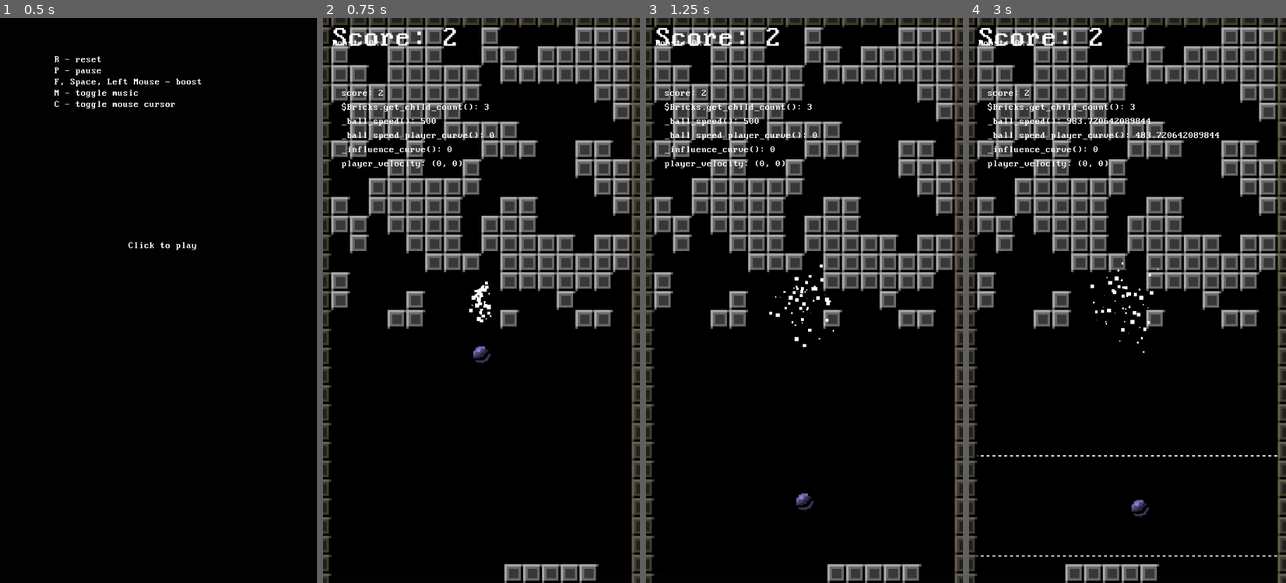
Above: before the commit, frames 1-4 (left to right).
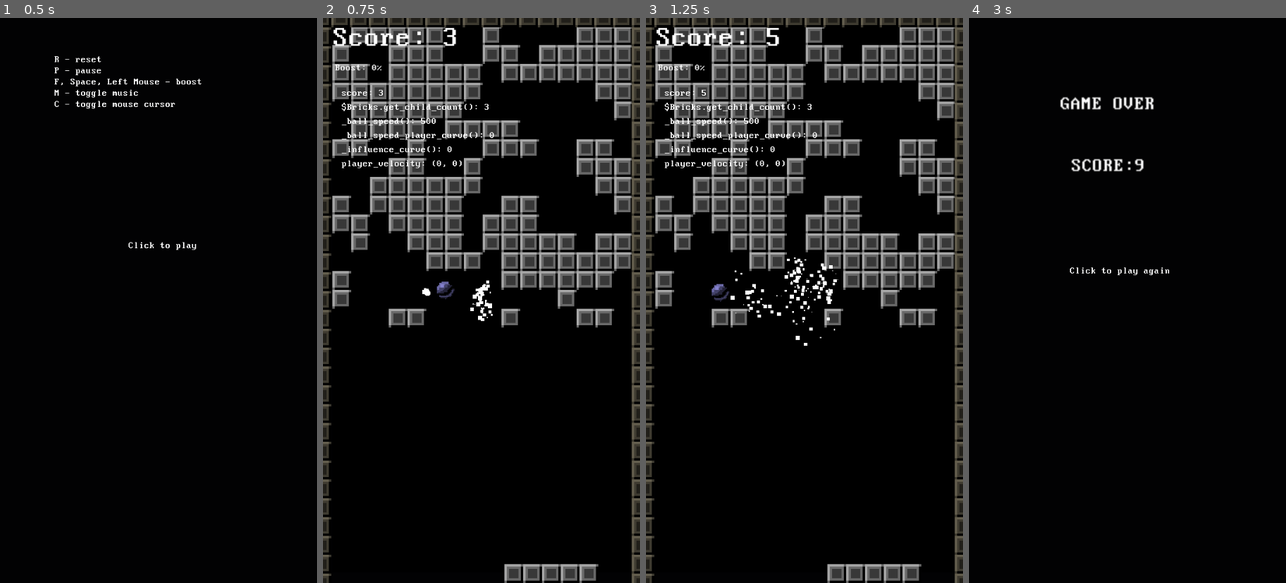
Above: after the commit, the same moments.

Repository: arunas-cesonis/pingpong2
Game: Godot game, scene res://main.tscn
Two runs of this game, one before a commit and one after it. Both use one fixed random seed, a clock stepped at 60 frames per second and the inputs below.
Inputs (mouse positions are in pixels of both pictures, inside the frame that each line leads up to):
- Up to frame 1 (0.5 s): no input
- Up to frame 2 (0.75 s): tap Enter (Start) at 0.5 s; move the mouse to (551, 272) at 0.52 s; tap F (Boost) at 0.6 s
- Up to frame 3 (1.25 s): no input
- Up to frame 4 (3 s): move the mouse to (1064, 328) at 1.27 s; tap Enter (Start) at 1.35, 2 s; move the mouse to (1159, 176) at 2.02 s; tap C (Toggle Cursor) at 2.1 s; move the mouse to (1111, 413) at 2.77 s; tap M (Toggle Music) at 2.85 s

Frame 1 is identical in both runs. In frame 2, 14% of the frame differs, in the area x 2-98%, y 1-62%; in frame 3, 14%; in frame 4, 30%, in the area x 0-100%, y 0-100%.

Commit message:
Fix bricks offset

Diff:
--- a/brick.gd
+++ b/brick.gd
@@ -8,7 +8,6 @@
 
 var status: Status = Status.OK
 var tween: Tween = null
-var attached: bool = true
 
 var UNHEALTHY: Color = Color.hex(0xc8d627ff)
 var HEALTHY: Color = Color.WHITE
--- a/brick.tscn
+++ b/brick.tscn
@@ -21,10 +21,3 @@
 [node name="CollisionShape2D" type="CollisionShape2D" parent="."]
 visible = false
 shape = SubResource("RectangleShape2D_br3nh")
-
-[node name="Debug" type="Label" parent="."]
-offset_left = -15.0
-offset_top = -15.0
-offset_right = 25.0
-offset_bottom = 8.0
-theme_override_font_sizes/font_size = 12
--- a/bricks.gd
+++ b/bricks.gd
@@ -6,8 +6,6 @@
 const BRICKS_W := 16
 const BRICKS_H := 28
 const BRICKS_INIT_H := 16
-const TOP_OFFSET := 16
-const LEFT_OFFSET := 14
 var brick_rect := Rect2()
 var voronoi_scale := Vector2(10.0, 10.0)
 var voronoi_offset := Vector2(0.0, 0.0)
@@ -20,7 +18,7 @@
 
 const SCROLL_TIME := 0.2
 const SCROLL_SPAWN_TIME := 1.0
-const SCROLL_WAIT := 1.0
+const SCROLL_WAIT := 4.0
 const SMOOTH_SCROLL := false
 
 var scroll_amount := Vector2.ZERO
@@ -42,8 +40,7 @@
 	voronoi_image.resize(BRICKS_W, BRICKS_H, Image.INTERPOLATE_NEAREST)
 
 func _brick_position(x: int, y: int) -> Vector2:
-	var center := Vector2(LEFT_OFFSET, TOP_OFFSET)
-	return brick_rect.size * Vector2(x, y) - brick_rect.position + center
+	return brick_rect.size * Vector2(x, y) - brick_rect.position
 
 func _create_brick(p: Vector2) -> Brick:
 	var brick: Brick = BrickTscn.instantiate()
@@ -109,64 +106,6 @@
 	_ready_create_bricks()
 	_scroll_loop()
 
-func _find_detached() -> Array[Brick]:
-	var stack: Array[int] = []
-	var bricks: Array[Brick] = []
-	bricks.resize(BRICKS_W * BRICKS_H)
-	bricks.fill(null)
-
-	for child in container.get_children():
-		var brick: Brick = child
-		var x := floori((brick.position.x - LEFT_OFFSET) / 32.0)
-		var y := floori((brick.position.y - TOP_OFFSET) / 32.0)
-		var index := x + y * BRICKS_W
-		if index >= bricks.size():
-			brick.queue_free()
-			continue
-		assert(bricks[index] == null)
-		brick.attached = false
-		bricks[index] = brick
-
-	for y in range(0, 2):
-		for x in range(BRICKS_W):
-			var index: int = x + y * BRICKS_W
-			if bricks[index]:
-				bricks[index].attached = true
-				stack.push_back(index)
-
-
-	var out := ""
-	for y in range(BRICKS_H):
-		for x in range(BRICKS_W):
-			var index: int = x + y * BRICKS_W
-			out += "X" if bricks[index] else "."
-		out += "\n"
-	$Debug.text = out
-
-	while stack:
-		var index: int = stack.pop_back()
-		var x := index % BRICKS_W
-		@warning_ignore("integer_division")
-		var y := index / BRICKS_W
-		var indices: Array[int] = []
-		if x > 0:
-			indices.append(x - 1 + y * BRICKS_W)
-		if y > 0:
-			indices.append(x + (y - 1) * BRICKS_W)
-		if x < BRICKS_W:
-			indices.append(x + 1 + y * BRICKS_W)
-		if y < BRICKS_H:
-			indices.append(x + (y + 1) * BRICKS_W)
-		for other in indices:
-			if bricks[other]:
-				bricks[other].attached = true
-				bricks[other] = null
-				stack.push_back(other)
-
-	return bricks.filter(func(x): return x)
-
 func _process(_delta: float) -> void:
 	if SMOOTH_SCROLL:
 		_update_voronoi_parameters()
-	# _find_detached()
-	# print(_find_detached().size())
--- a/bricks.tscn
+++ b/bricks.tscn
@@ -1,8 +1,7 @@
-[gd_scene load_steps=5 format=3 uid="uid://ks1v6g6xn1p7"]
+[gd_scene load_steps=4 format=3 uid="uid://ks1v6g6xn1p7"]
 
 [ext_resource type="Script" path="res://bricks.gd" id="1_fj2te"]
 [ext_resource type="Shader" path="res://voronoi.gdshader" id="2_iq0s6"]
-[ext_resource type="FontFile" uid="uid://rpw4xn27rpv2" path="res://fonts/Perfect DOS VGA 437.ttf" id="3_fpbqc"]
 
 [sub_resource type="ShaderMaterial" id="ShaderMaterial_4tget"]
 shader = ExtResource("2_iq0s6")
@@ -15,10 +14,8 @@
 [node name="SubViewportContainer" type="SubViewportContainer" parent="."]
 modulate = Color(0, 0, 0, 1)
 texture_filter = 1
-offset_left = 14.0
-offset_top = 16.0
-offset_right = 526.0
-offset_bottom = 944.0
+offset_right = 512.0
+offset_bottom = 928.0
 scale = Vector2(32, 32)
 
 [node name="SubViewport" type="SubViewport" parent="SubViewportContainer"]
@@ -35,4 +32,4 @@
 [node name="Debug" type="Label" parent="."]
 offset_right = 40.0
 offset_bottom = 23.0
-theme_override_fonts/font = ExtResource("3_fpbqc")
+theme_override_font_sizes/font_size = 10
--- a/game.tscn
+++ b/game.tscn
@@ -41,6 +41,7 @@
 metadata/_edit_vertical_guides_ = [-504.0]
 
 [node name="Bricks" parent="." instance=ExtResource("3_8u3lx")]
+position = Vector2(16, 14)
 
 [node name="Player" type="AnimatableBody2D" parent="."]
 position = Vector2(270, 944)
@@ -133,7 +134,7 @@
 stream = ExtResource("6_mal7r")
 
 [node name="BoostBar" type="Polygon2D" parent="."]
-position = Vector2(118, 39)
+position = Vector2(123, 81)
 polygon = PackedVector2Array(0, 0, 200, 0, 200, 16, 0, 16)
 
 [node name="WallVertical" parent="." instance=ExtResource("3_bbarr")]
@@ -157,9 +158,9 @@
 text = "Score:"
 
 [node name="BoostLabel" type="Label" parent="."]
-offset_left = 16.0
-offset_top = 35.0
-offset_right = 65.0
-offset_bottom = 58.0
+offset_left = 21.0
+offset_top = 77.0
+offset_right = 70.0
+offset_bottom = 100.0
 scale = Vector2(0.991981, 1.00736)
 text = "Boost:"
